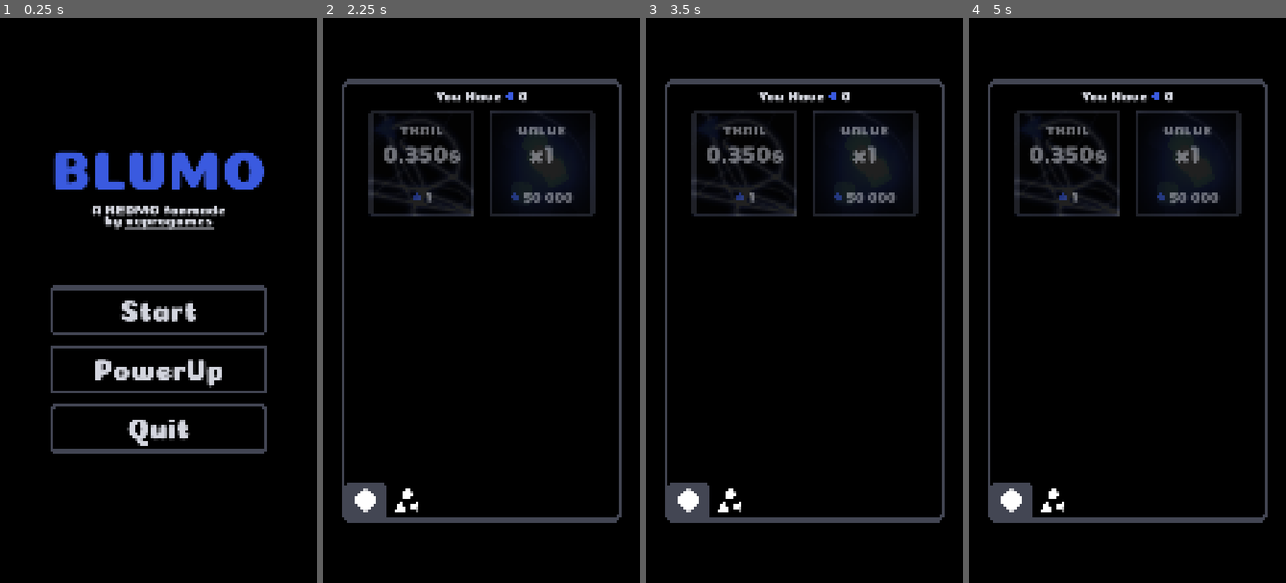
Above: before the commit, frames 1-4 (left to right).
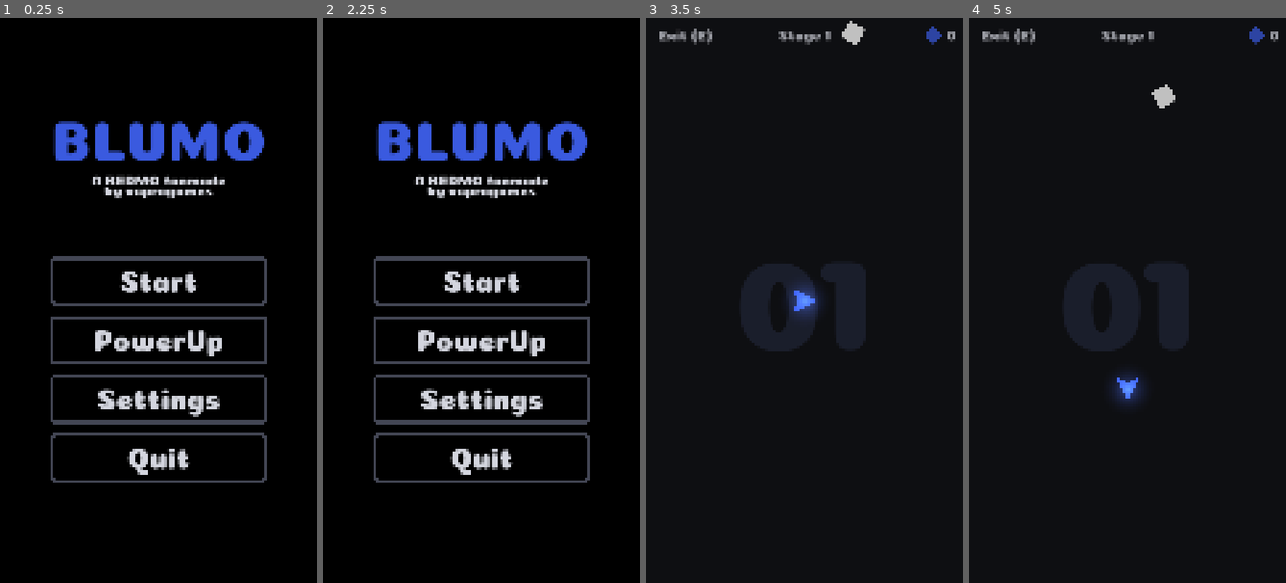
Above: after the commit, the same moments.

Repository: veprogames/blumo
Game: Godot game, scene res://src/main_menu/main_menu.tscn
Same seed, same stepped clock (60 frames per second), same inputs: the game is played once before the commit and once after it.
Inputs (mouse positions are in pixels of both pictures, inside the frame that each line leads up to):
- Up to frame 1 (0.25 s): no input
- Up to frame 2 (2.25 s): click "PowerUp" at 0.5 s; click (481, 396) at 1.25 s, where only the run after the commit has a clickable "Settings"; click (481, 300) at 2 s, where only the run after the commit has a clickable "Eat Particles"
- Up to frame 3 (3.5 s): click "Start" at 2.75 s
- Up to frame 4 (5 s): click (1127, 311) at 3.5 s, where only the run before the commit has a clickable "Start"; click (1127, 368) at 4.25 s, where only the run before the commit has a clickable "PowerUp"

The runs differ from the first frame. In frame 1, 16% of the frame differs, in the area x 16-85%, y 18-83%; in frame 2, 19%, in the area x 6-95%, y 10-90%; in frame 3, 12%; in frame 4, 12%.

Commit message:
Add settings menu, extract popup menu functionality into component

Diff:
--- a/assets/main_theme.tres
+++ b/assets/main_theme.tres
@@ -1,6 +1,10 @@
-[gd_resource type="Theme" load_steps=26 format=3 uid="uid://ckehh8iri5o8t"]
+[gd_resource type="Theme" load_steps=36 format=3 uid="uid://ckehh8iri5o8t"]
 
 [ext_resource type="FontFile" uid="uid://dbp27epd3pdii" path="res://assets/fonts/Coiny-Regular.ttf" id="1_470mv"]
+[ext_resource type="Texture2D" uid="uid://bul1t2s2lmihp" path="res://assets/ui/checkbox/checkbox_on.png" id="1_611f8"]
+[ext_resource type="Texture2D" uid="uid://bsk47bhxnjcnb" path="res://assets/ui/checkbox/checkbox_on_disabled.png" id="2_pefyd"]
+[ext_resource type="Texture2D" uid="uid://cs55pjiu8bvhx" path="res://assets/ui/checkbox/checkbox_off.png" id="3_upuy7"]
+[ext_resource type="Texture2D" uid="uid://b1hx8501hanld" path="res://assets/ui/checkbox/checkbox_off_disabled.png" id="4_pefyd"]
 
 [sub_resource type="StyleBoxFlat" id="StyleBoxFlat_470mv"]
 content_margin_left = 28.0
@@ -102,6 +106,43 @@
 corner_radius_bottom_right = 16
 corner_radius_bottom_left = 16
 anti_aliasing = false
+
+[sub_resource type="StyleBoxEmpty" id="StyleBoxEmpty_2jsj3"]
+
+[sub_resource type="StyleBoxFlat" id="StyleBoxFlat_6f8b1"]
+content_margin_left = 28.0
+content_margin_top = 28.0
+content_margin_right = 28.0
+content_margin_bottom = 28.0
+bg_color = Color(0, 0, 0, 0)
+
+[sub_resource type="StyleBoxFlat" id="StyleBoxFlat_pl0ij"]
+content_margin_left = 28.0
+content_margin_top = 28.0
+content_margin_right = 28.0
+content_margin_bottom = 28.0
+bg_color = Color(0, 0, 0, 0)
+
+[sub_resource type="StyleBoxFlat" id="StyleBoxFlat_mfaqg"]
+content_margin_left = 28.0
+content_margin_top = 28.0
+content_margin_right = 28.0
+content_margin_bottom = 28.0
+bg_color = Color(0, 0, 0, 0)
+
+[sub_resource type="StyleBoxFlat" id="StyleBoxFlat_yo0da"]
+content_margin_left = 28.0
+content_margin_top = 28.0
+content_margin_right = 28.0
+content_margin_bottom = 28.0
+bg_color = Color(0, 0, 0, 0)
+
+[sub_resource type="StyleBoxFlat" id="StyleBoxFlat_jtuga"]
+content_margin_left = 28.0
+content_margin_top = 28.0
+content_margin_right = 28.0
+content_margin_bottom = 28.0
+bg_color = Color(0, 0, 0, 0)
 
 [sub_resource type="StyleBoxEmpty" id="StyleBoxEmpty_nsjfo"]
 
@@ -220,6 +261,17 @@
 ButtonLarge/base_type = &"Button"
 ButtonLarge/font_sizes/font_size = 96
 ButtonLarge/styles/normal = SubResource("StyleBoxFlat_xgdp2")
+CheckBox/constants/h_separation = 16
+CheckBox/icons/checked = ExtResource("1_611f8")
+CheckBox/icons/checked_disabled = ExtResource("2_pefyd")
+CheckBox/icons/unchecked = ExtResource("3_upuy7")
+CheckBox/icons/unchecked_disabled = ExtResource("4_pefyd")
+CheckBox/styles/focus = SubResource("StyleBoxEmpty_2jsj3")
+CheckBox/styles/hover = SubResource("StyleBoxFlat_6f8b1")
+CheckBox/styles/hover_pressed = SubResource("StyleBoxFlat_pl0ij")
+CheckBox/styles/hover_pressed_mirrored = SubResource("StyleBoxFlat_mfaqg")
+CheckBox/styles/normal = SubResource("StyleBoxFlat_yo0da")
+CheckBox/styles/pressed = SubResource("StyleBoxFlat_jtuga")
 FlowContainer/constants/h_separation = 48
 FlowContainer/constants/v_separation = 48
 HSeparator/constants/separation = 16
--- a/src/main_menu/main_menu.gd
+++ b/src/main_menu/main_menu.gd
@@ -2,6 +2,7 @@
 extends Node2D
 
 @onready var upgrade_menu: UpgradeMenu = $CanvasLayer/UpgradeMenu
+@onready var settings_menu: SettingsMenu = $CanvasLayer/SettingsMenu
 
 var LevelScene: PackedScene = preload("res://src/level/level.tscn")
 
@@ -21,4 +22,8 @@
 
 
 func _on_button_upgrades_pressed() -> void:
-	upgrade_menu.show_menu()
+	upgrade_menu.open()
+
+
+func _on_button_settings_pressed() -> void:
+	settings_menu.open()
--- a/src/main_menu/main_menu.tscn
+++ b/src/main_menu/main_menu.tscn
@@ -1,6 +1,7 @@
-[gd_scene load_steps=3 format=3 uid="uid://cmmxbm2sv5ose"]
+[gd_scene load_steps=4 format=3 uid="uid://cmmxbm2sv5ose"]
 
 [ext_resource type="Script" uid="uid://c7o3a08u18ltx" path="res://src/main_menu/main_menu.gd" id="1_p4hwm"]
+[ext_resource type="PackedScene" uid="uid://dpl0klxay4i0" path="res://src/settings/settings_menu.tscn" id="3_amn4d"]
 [ext_resource type="PackedScene" uid="uid://1kggttw1q2n2" path="res://src/upgrade/upgrade_menu.tscn" id="5_no1ax"]
 
 [node name="MainMenu" type="Node2D"]
@@ -60,6 +61,11 @@
 theme_type_variation = &"ButtonLarge"
 text = "PowerUp"
 
+[node name="ButtonSettings" type="Button" parent="CanvasLayer/CenterContainer/VBoxContainer"]
+layout_mode = 2
+theme_type_variation = &"ButtonLarge"
+text = "Settings"
+
 [node name="ButtonQuit" type="Button" parent="CanvasLayer/CenterContainer/VBoxContainer"]
 layout_mode = 2
 theme_type_variation = &"ButtonLarge"
@@ -68,7 +74,11 @@
 [node name="UpgradeMenu" parent="CanvasLayer" instance=ExtResource("5_no1ax")]
 visible = false
 
+[node name="SettingsMenu" parent="CanvasLayer" instance=ExtResource("3_amn4d")]
+visible = false
+
 [connection signal="meta_clicked" from="CanvasLayer/CenterContainer/VBoxContainer/LabelSubtitle" to="." method="_on_label_subtitle_meta_clicked"]
 [connection signal="pressed" from="CanvasLayer/CenterContainer/VBoxContainer/ButtonPlay" to="." method="_on_button_play_pressed"]
 [connection signal="pressed" from="CanvasLayer/CenterContainer/VBoxContainer/ButtonUpgrades" to="." method="_on_button_upgrades_pressed"]
+[connection signal="pressed" from="CanvasLayer/CenterContainer/VBoxContainer/ButtonSettings" to="." method="_on_button_settings_pressed"]
 [connection signal="pressed" from="CanvasLayer/CenterContainer/VBoxContainer/ButtonQuit" to="." method="_on_button_quit_pressed"]
--- /dev/null
+++ b/src/settings/settings_menu.gd
@@ -0,0 +1,18 @@
+class_name SettingsMenu
+extends PanelContainer
+
+@onready var popup_menu_component: PopupMenuComponent = $PopupMenuComponent
+
+@onready var check_box_eat_particles: CheckBox = %CheckBoxEatParticles
+
+
+func _ready() -> void:
+	check_box_eat_particles.button_pressed = Global.settings.eat_particles
+
+
+func _on_check_box_eat_particles_toggled(toggled_on: bool) -> void:
+	Global.settings.eat_particles = toggled_on
+
+
+func open() -> void:
+	popup_menu_component.show_menu()
--- /dev/null
+++ b/src/settings/settings_menu.tscn
@@ -0,0 +1,42 @@
+[gd_scene load_steps=3 format=3 uid="uid://dpl0klxay4i0"]
+
+[ext_resource type="PackedScene" uid="uid://dc7h40xbumnmm" path="res://src/ui/popup_menu_component.tscn" id="1_5w068"]
+[ext_resource type="Script" uid="uid://c1mi2gvqh2s5y" path="res://src/settings/settings_menu.gd" id="1_s5vhc"]
+
+[node name="SettingsMenu" type="PanelContainer"]
+custom_minimum_size = Vector2(960, 1500)
+anchors_preset = 8
+anchor_left = 0.5
+anchor_top = 0.5
+anchor_right = 0.5
+anchor_bottom = 0.5
+offset_left = -480.0
+offset_top = -750.0
+offset_right = 480.0
+offset_bottom = 750.0
+grow_horizontal = 2
+grow_vertical = 2
+pivot_offset = Vector2(480, 750)
+script = ExtResource("1_s5vhc")
+
+[node name="MarginContainer" type="MarginContainer" parent="."]
+layout_mode = 2
+
+[node name="VBoxContainer" type="VBoxContainer" parent="MarginContainer"]
+layout_mode = 2
+
+[node name="Label" type="Label" parent="MarginContainer/VBoxContainer"]
+layout_mode = 2
+theme_override_font_sizes/font_size = 96
+text = "Settings"
+horizontal_alignment = 1
+
+[node name="CheckBoxEatParticles" type="CheckBox" parent="MarginContainer/VBoxContainer"]
+unique_name_in_owner = true
+layout_mode = 2
+text = "Eat Particles"
+
+[node name="PopupMenuComponent" parent="." node_paths=PackedStringArray("popup") instance=ExtResource("1_5w068")]
+popup = NodePath("..")
+
+[connection signal="toggled" from="MarginContainer/VBoxContainer/CheckBoxEatParticles" to="." method="_on_check_box_eat_particles_toggled"]
--- /dev/null
+++ b/src/ui/popup_menu_component.gd
@@ -0,0 +1,32 @@
+class_name PopupMenuComponent
+extends Node
+
+@export var popup: Control
+
+
+func _ready() -> void:
+	popup.mouse_filter = Control.MOUSE_FILTER_IGNORE
+	popup.scale = Vector2.ZERO
+	popup.show()
+
+
+func _unhandled_input(event: InputEvent) -> void:
+	var mouse_event: InputEventMouseButton = event as InputEventMouseButton
+	if mouse_event:
+		hide_menu()
+
+
+func show_menu() -> void:
+	popup.mouse_filter = Control.MOUSE_FILTER_STOP
+	var tween: Tween = create_tween()
+	tween.tween_property(popup, ^"scale", Vector2.ONE, 0.5) \
+		.set_trans(Tween.TRANS_ELASTIC) \
+		.set_ease(Tween.EASE_OUT)
+
+
+func hide_menu() -> void:
+	popup.mouse_filter = Control.MOUSE_FILTER_IGNORE
+	var tween: Tween = create_tween()
+	tween.tween_property(popup, ^"scale", Vector2.ZERO, 0.3) \
+		.set_trans(Tween.TRANS_EXPO) \
+		.set_ease(Tween.EASE_OUT)
--- /dev/null
+++ b/src/ui/popup_menu_component.tscn
@@ -0,0 +1,6 @@
+[gd_scene load_steps=2 format=3 uid="uid://dc7h40xbumnmm"]
+
+[ext_resource type="Script" uid="uid://c8i56k1e1dg4t" path="res://src/ui/popup_menu_component.gd" id="1_0o2d7"]
+
+[node name="PopupMenuComponent" type="Node"]
+script = ExtResource("1_0o2d7")
--- a/src/upgrade/upgrade_menu.gd
+++ b/src/upgrade/upgrade_menu.gd
@@ -4,6 +4,8 @@
 const TAB_BULLETS: int = 2
 const TAB_MAGNET: int = 3
 const TAB_ABILITIES: int = 4
+
+@onready var popup_menu_component: PopupMenuComponent = $PopupMenuComponent
 
 @onready var upgrade_button_trail: UpgradeButton = %UpgradeButtonTrail
 @onready var upgrade_button_value: UpgradeButton = %UpgradeButtonValue
@@ -42,37 +44,15 @@
 
 	update_tabs()
 
-	mouse_filter = Control.MOUSE_FILTER_IGNORE
-	scale = Vector2.ZERO
-	show()
-
-
-func _unhandled_input(event: InputEvent) -> void:
-	var mouse_event: InputEventMouseButton = event as InputEventMouseButton
-	if mouse_event:
-		hide_menu()
-
-
-func show_menu() -> void:
-	mouse_filter = Control.MOUSE_FILTER_STOP
-	var tween: Tween = create_tween()
-	tween.tween_property(self, ^"scale", Vector2.ONE, 0.5) \
-		.set_trans(Tween.TRANS_ELASTIC) \
-		.set_ease(Tween.EASE_OUT)
-
-
-func hide_menu() -> void:
-	mouse_filter = Control.MOUSE_FILTER_IGNORE
-	var tween: Tween = create_tween()
-	tween.tween_property(self, ^"scale", Vector2.ZERO, 0.3) \
-		.set_trans(Tween.TRANS_EXPO) \
-		.set_ease(Tween.EASE_OUT)
-
 
 func update_tabs() -> void:
 	tab_bar.set_tab_hidden(TAB_ABILITIES, Global.save.stage < 100)
 	tab_bar.set_tab_hidden(TAB_BULLETS, Global.save.upgrade_bullets_enable.level == 0)
 	tab_bar.set_tab_hidden(TAB_MAGNET, Global.save.upgrade_magnet_enable.level == 0)
+
+
+func open() -> void:
+	popup_menu_component.show_menu()
 
 
 func _on_global_score_changed(score: float) -> void:
--- a/src/upgrade/upgrade_menu.tscn
+++ b/src/upgrade/upgrade_menu.tscn
@@ -1,7 +1,8 @@
-[gd_scene load_steps=11 format=3 uid="uid://1kggttw1q2n2"]
+[gd_scene load_steps=12 format=3 uid="uid://1kggttw1q2n2"]
 
 [ext_resource type="Script" uid="uid://c31qlbckx1xmo" path="res://src/upgrade/upgrade_menu.gd" id="1_7frqj"]
 [ext_resource type="PackedScene" uid="uid://bxs7lmruydgcw" path="res://src/upgrade/upgrade_button.tscn" id="1_kyr0d"]
+[ext_resource type="PackedScene" uid="uid://dc7h40xbumnmm" path="res://src/ui/popup_menu_component.tscn" id="2_03nep"]
 [ext_resource type="PackedScene" uid="uid://dojgmv85rvmht" path="res://src/ui/currency_counter.tscn" id="2_kb2ut"]
 [ext_resource type="Texture2D" uid="uid://d0kn8ocaeinst" path="res://assets/ui/score.png" id="3_rjlyh"]
 [ext_resource type="Texture2D" uid="uid://bwhxjsci8fh81" path="res://assets/upgrades/menu/arrow.png" id="5_dfe6p"]
@@ -27,6 +28,9 @@
 pivot_offset = Vector2(480, 640)
 script = ExtResource("1_7frqj")
 
+[node name="PopupMenuComponent" parent="." node_paths=PackedStringArray("popup") instance=ExtResource("2_03nep")]
+popup = NodePath("..")
+
 [node name="VBoxContainer" type="VBoxContainer" parent="."]
 layout_mode = 2
 
Binary file added: assets/ui/checkbox/checkbox_off.png
Not shown, added: assets/ui/checkbox/checkbox_off.png.import
Binary file added: assets/ui/checkbox/checkbox_off_disabled.png
Not shown, added: assets/ui/checkbox/checkbox_off_disabled.png.import
Binary file added: assets/ui/checkbox/checkbox_on.png
Not shown, added: assets/ui/checkbox/checkbox_on.png.import
Binary file added: assets/ui/checkbox/checkbox_on_disabled.png
Not shown, added: assets/ui/checkbox/checkbox_on_disabled.png.import
Not shown, added: src/settings/settings_menu.gd.uid
Not shown, added: src/ui/popup_menu_component.gd.uid
